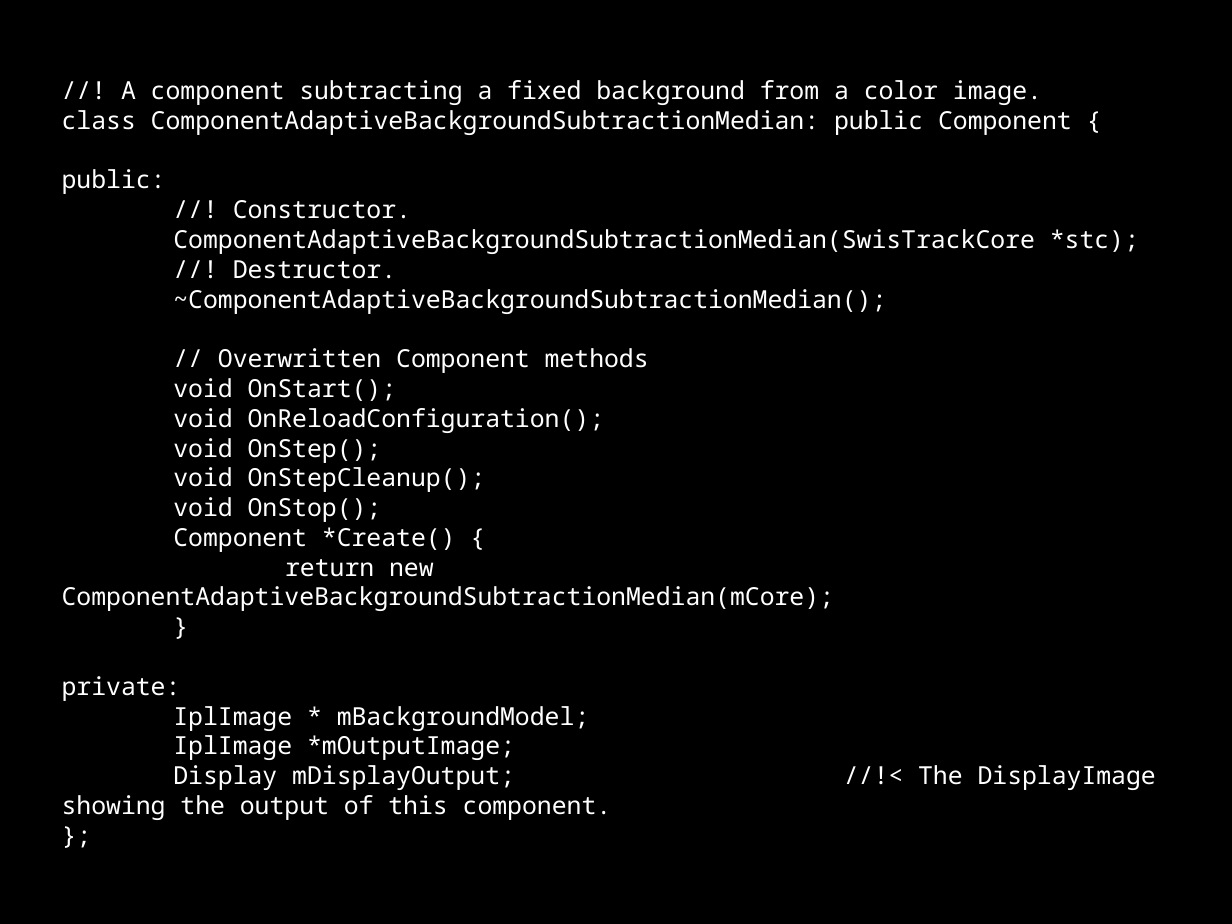
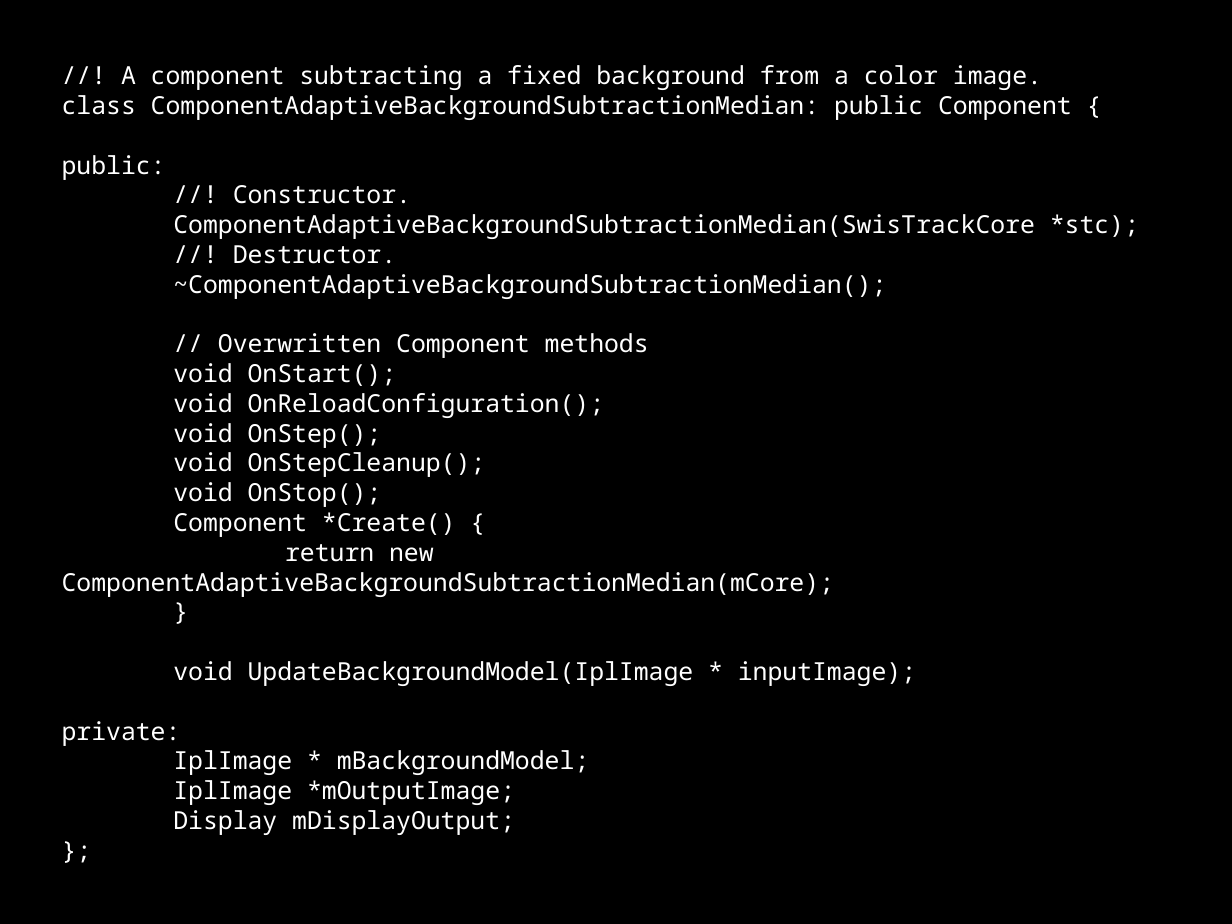
Before and after one commit to d28b/swistrack, a slide deck: slide 11 of Doc/tutorial.stefie10.06.2009/tutorialSlides.odp. Drawn at 1232x924 pixels with LibreOffice and Linux fonts; fonts in the diff are those of the drawing. Boxes give left, top, right and bottom in pixels: in the first picture for what was removed or moved away, otherwise in the second. Text is boxed around its words. In the diff, an @@ line names an element or a change of style, - is before the commit and + after.

Commit message:
Updated slides, with the pipeline sequence, and the code for the adaptive background subtraction, median.

```diff
--- a/Doc/tutorial.stefie10.06.2009/tutorialSlides.odp
+++ b/Doc/tutorial.stefie10.06.2009/tutorialSlides.odp
@@ subtitle "//! A component subtracting a ...": place and size @@
-subtitle "//! A component subtracting a ..." at [62, 80, 1139, 820]
+subtitle "//! A component subtracting a ..." at [62, 65, 1139, 835]
@@ subtitle at [173, 661, 916, 686]: paragraph added @@
+void UpdateBackgroundModel(IplImage * inputImage);
@@ subtitle at [173, 810, 515, 835]: text changed @@
-Display mDisplayOutput; //!< The DisplayImage showing the output of this component.
+Display mDisplayOutput;
```
Also in this commit, not shown: 2 slides added, 1 slide removed, 4 other files.
